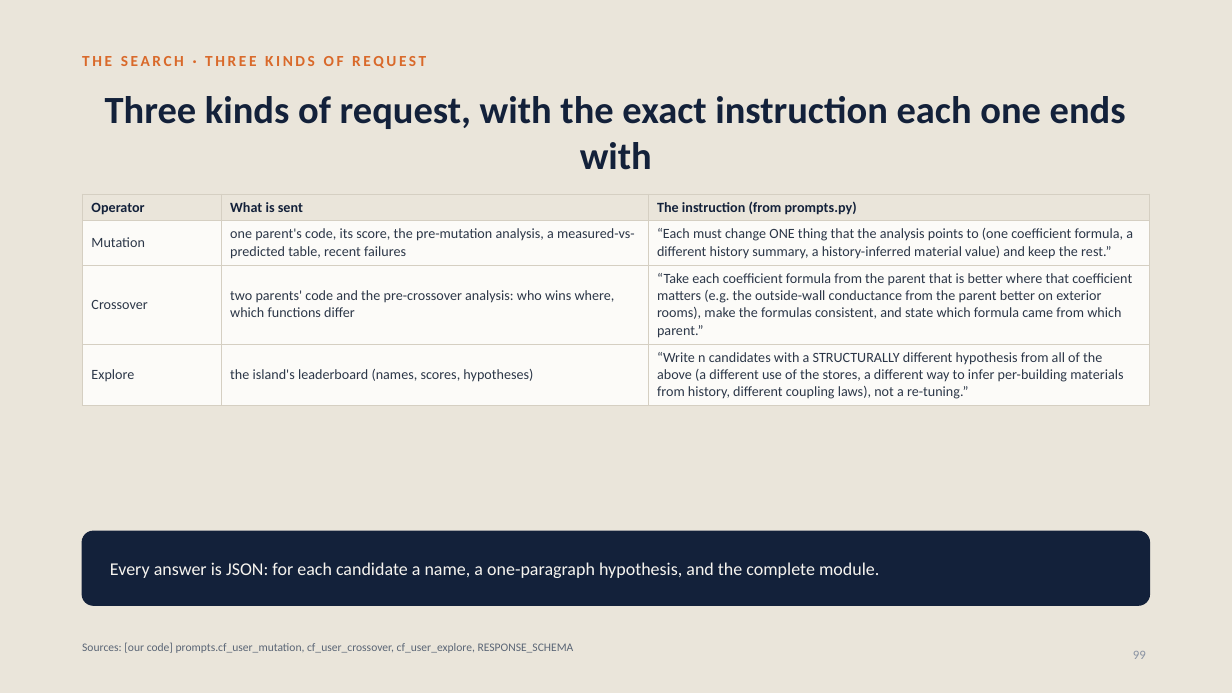
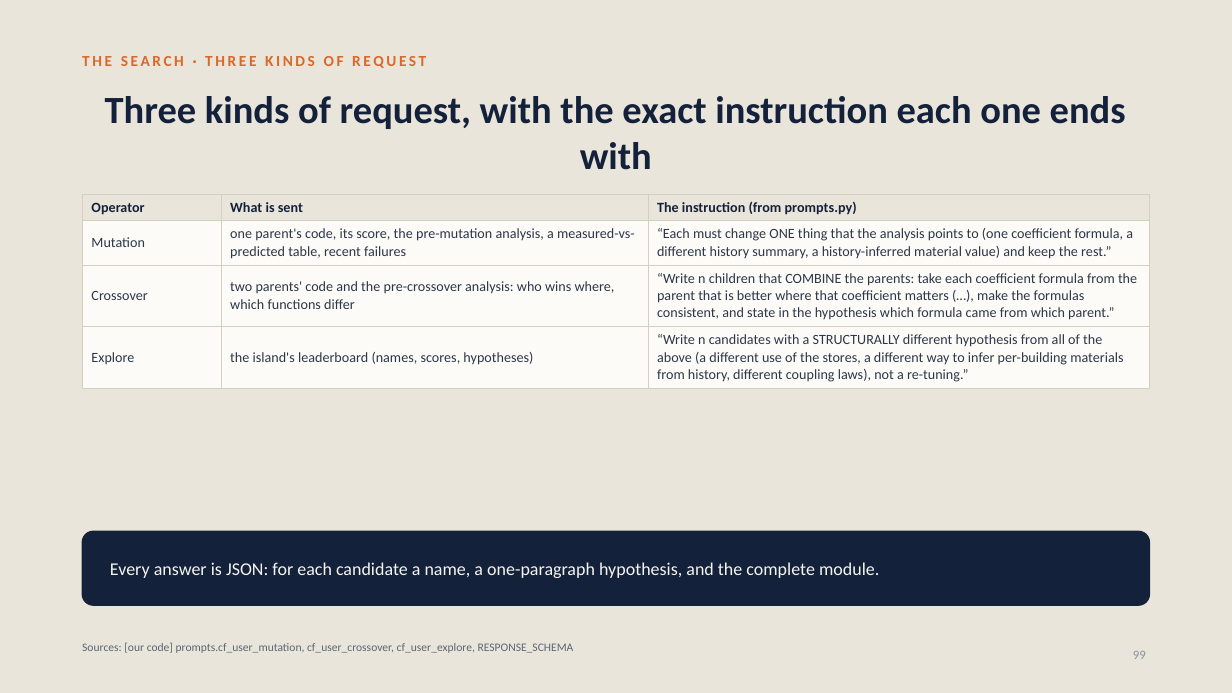
Before and after one commit to srivathsanb14/working-code, a slide deck: slide 99 of docs/One_Controller_for_Every_Building.pptx. Drawn at 1232x693 pixels with LibreOffice and Linux fonts; fonts in the diff are those of the drawing. Boxes give left, top, right and bottom in pixels: in the first picture for what was removed or moved away, otherwise in the second. Text is boxed around its words. In the diff, an @@ line names an element or a change of style, - is before the commit and + after.

```diff
--- a/docs/One_Controller_for_Every_Building.pptx
+++ b/docs/One_Controller_for_Every_Building.pptx
@@ table at (82, 194, 1150, 386) @@
-row 3, column 3: “Take each coefficient formula from the parent that is better where that coefficient matters (e.g. the outside-wall conductance from the parent better on exterior rooms), make the formulas consistent, and state which formula came from which parent.”
+row 3, column 3: “Write n children that COMBINE the parents: take each coefficient formula from the parent that is better where that coefficient matters (…), make the formulas consistent, and state in the hypothesis which formula came from which parent.”
```
Also in this commit, not shown: 15 other slides changed, 1 slide added, 54 other files.
